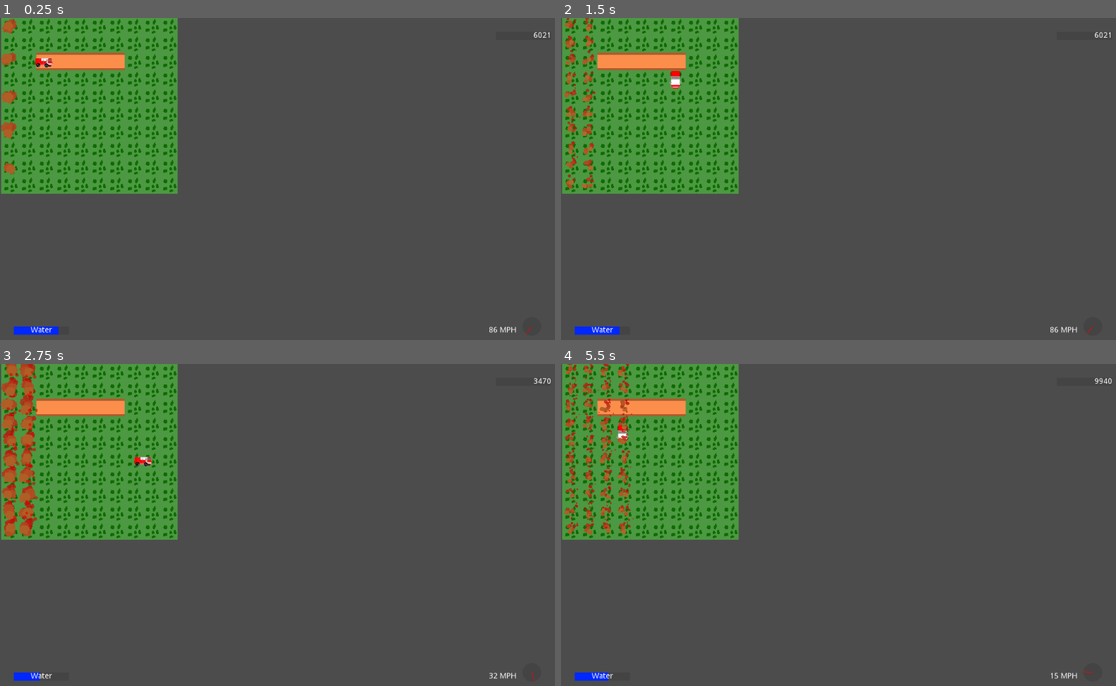
Above: before the commit, frames 1-4 (two rows, left to right).
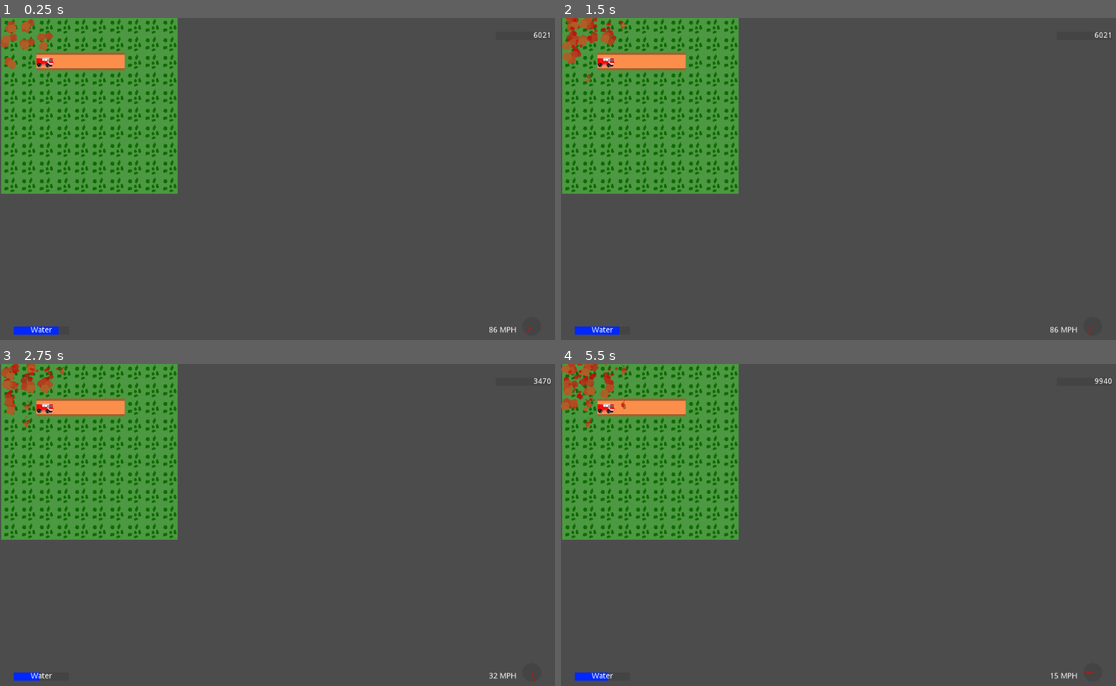
Above: after the commit, the same moments.

Repository: ConsoleCowboysInCyberspace/inferno
Game: Godot game, scene res://Scenes/main_level.tscn
Two runs of this game, one before a commit and one after it. Both use one fixed random seed, a clock stepped at 60 frames per second and the inputs below.
Inputs (mouse positions are in pixels of both pictures, inside the frame that each line leads up to):
- Up to frame 1 (0.25 s): no input
- Up to frame 2 (1.5 s): move the mouse to (966, 166) at 0.52 s; hold D (truck_right) 0.53-1.28 s; tap Space (dig_trench, bound only after the commit) at 0.6, 1.35 s; click (966, 166) at 0.67 s; move the mouse to (733, 198) at 1.27 s; hold S (truck_down) from 1.28 s (still down); click (733, 198) at 1.42 s
- Up to frame 3 (2.75 s): move the mouse to (338, 457) at 2.02 s; release S (truck_down) at 2.03 s; hold D (truck_right) from 2.03 s (still down); tap Space (dig_trench, bound only after the commit) at 2.1 s; click (338, 457) at 2.17 s
- Up to frame 4 (5.5 s): move the mouse to (816, 595) at 2.77 s; release D (truck_right) at 2.78 s; hold W (truck_up) 2.78-3.53 s; tap Space (dig_trench, bound only after the commit) every 0.75 s from 2.85 to 5.1 s; click (816, 595) at 2.92 s; move the mouse to (1010, 579) at 3.52 s; hold A (truck_left) 3.53-5.03 s; click (1010, 579) at 3.67 s; move the mouse to (672, 479) at 4.27 s; click (672, 479) at 4.42 s; move the mouse to (871, 528) at 5.02 s; hold S (truck_down) from 5.03 s (still down); click (871, 528) at 5.17 s

The runs differ from the first frame. In frame 1, 0.7% of the frame differs, in the area x 0-10%, y 0-49%; in frame 2, 1.4%; in frame 3, 2.4%, in the area x 0-28%, y 0-54%; in frame 4, 2.1%.
Error after the commit: Parse Error: The identifier "utils" isn't declared in the current scope. (res://scripts/TruckScript.gd:86)

Commit message:
got fire spread working properly added utils, and got trench digging working

Diff:
--- a/Scenes/Fire.tscn
+++ b/Scenes/Fire.tscn
@@ -37,7 +37,7 @@
 angular_velocity_curve = SubResource( 2 )
 orbit_velocity = 0.0
 orbit_velocity_random = 0.0
-linear_accel = 26.0
+linear_accel = 25.0
 linear_accel_random = 0.2
 scale_random = 0.5
 scale_curve = SubResource( 6 )
--- a/Scenes/main_level.tscn
+++ b/Scenes/main_level.tscn
@@ -24,7 +24,6 @@
 
 [node name="controller" type="Node2D"]
 script = ExtResource( 1 )
-size = null
 
 [node name="GUI" parent="." instance=ExtResource( 5 )]
 
@@ -39,7 +38,7 @@
 tile_set = SubResource( 1 )
 cell_size = Vector2( 32, 32 )
 format = 1
-tile_data = PoolIntArray( 0, 0, 0, 131072, 0, 0, 262144, 0, 0, 393216, 0, 0, 524288, 0, 0 )
+tile_data = PoolIntArray( 0, 0, 0, 1, 0, 0, 65536, 0, 0, 65537, 0, 0, 65538, 0, 0, 131072, 0, 0 )
 
 [node name="Fire Truck" parent="." instance=ExtResource( 3 )]
 position = Vector2( 81.8519, 79.6196 )
--- a/project.godot
+++ b/project.godot
@@ -27,6 +27,7 @@
 [autoload]
 
 tile_manager="*res://scripts/internal_tile_manager.gd"
+Utils="*res://scripts/utils.gd"
 
 [input]
 
@@ -50,6 +51,11 @@
 "events": [ Object(InputEventKey,"resource_local_to_scene":false,"resource_name":"","device":0,"alt":false,"shift":false,"control":false,"meta":false,"command":false,"pressed":false,"scancode":68,"unicode":0,"echo":false,"script":null)
  ]
 }
+dig_trench={
+"deadzone": 0.5,
+"events": [ Object(InputEventKey,"resource_local_to_scene":false,"resource_name":"","device":0,"alt":false,"shift":false,"control":false,"meta":false,"command":false,"pressed":false,"scancode":32,"unicode":0,"echo":false,"script":null)
+ ]
+}
 
 [rendering]
 
--- a/scripts/Internal_Tile.gd
+++ b/scripts/Internal_Tile.gd
@@ -17,15 +17,15 @@
 
 	match tileType:
 		"forest":
-			fireResistance = 5
+			fireResistance = 2
 			movementCost = 2
 			type = TileType.FOREST
 		"town":
-			fireResistance = 5
+			fireResistance = 2
 			movementCost = 1
 			type = TileType.TOWN
 		"water":
-			fireResistance = 5
+			fireResistance = -1
 			movementCost = -1 # tiles with negative movementCost can't be traversed
 			type = TileType.WATER
 		"road":
@@ -33,12 +33,17 @@
 			movementCost = 1
 			type = TileType.ROAD
 		"trench":
-			fireResistance = 5
+			fireResistance = 7
 			movementCost = 2
 			type = TileType.TRENCH
 
+func min(value):
+	return value if value >= 0 else 0
+
 func burn(burnLevel):
-	if fireResistance > burnLevel or fireLevel == maxFireLevel:
+	if fireResistance == -1:
+		return
+	elif fireResistance >= burnLevel || fireLevel == maxFireLevel:
 		return
 
 	else:
--- a/scripts/TruckScript.gd
+++ b/scripts/TruckScript.gd
@@ -1,26 +1,31 @@
 extends Node2D
 
 const maxVelocity = 100
+const max_water = 3
+export var water_amount = 3
+signal water_changed(water_amount)
 
 export var squareSize : int
 var movingDir = Vector2.ZERO # Unit vector
 var velocity = 0
 var tilePos = Vector2.ZERO # Position of the truck in tile grid coordinates
 var targetPos = null
+var digTimer = Timer
 
 # Custom init that is called from the controller
 func customInit():
+	# song and dance to make sure we're always centered on a tile
+	# (e.g. if we're dropped in willy-nilly from the editor)
 	position = tile_manager.tileToWorld(tile_manager.worldToTile(position))
 	tilePos = tile_manager.worldToTile(position)
-# func _input(event):
+
+	# func _input(event):
 # 	if event.is_action_pressed("fire_hose"):
 # 		var target = controller.worldToTile(event.position)
 
-
 func _process(delta):
 	if Input.is_action_just_released("dig_trench"):
-		#digTrench()
-		pass
+		digTrench()
 
 	if !targetPos:
 		if Input.is_action_pressed("truck_up"):
@@ -43,7 +48,7 @@
 		var moveCost = tile_manager.tileMoveCost(tilePos) if destination_cost != -1 else -1
 
 		if moveCost == -1:
-			prints("Can't move there", tilePos + movingDir)
+			print("Can't move there", tilePos + movingDir)
 			movingDir = Vector2.ZERO
 		else:
 			targetPos = tile_manager.tileToWorld(tilePos + movingDir)
@@ -60,10 +65,57 @@
 func _input(event):
 	if event is InputEventMouseButton:
 		if event.button_index == BUTTON_LEFT && event.pressed:
-			print("Mouse Click at: ", event.position, "    Tile coords: ", tile_manager.worldToTile(event.position))
+			on_left_clicked(event)
+
+
+func on_left_clicked(event : InputEvent):
+	# redundant calls
+	print("Mouse Click at: ", event.position, "    Tile coords: ", tile_manager.worldToTile(event.position))
+
+	var pos = event.position
+	var tile_coord = tile_manager.worldToTile(pos)
+
+	# check if click is in bounds
+	if (!tile_manager.tileInBounds(tile_coord)):
+		print("tile not in bounds")
+		return
+
+	var tile = tile_manager.getTile(tile_coord)
+
+	# if tile is adjacent to truck
+	if (utils.manhattanDistance(tilePos, tile_coord)):
+
+		# put out fire on tile
+		fire_waterCannon(tile)
+
+		# if water tile, fill water
+		if (tile.type == Internal_Tile.TileType.WATER):
+			fill_water(tile)
+
+	else:
+		print("click is further than 1 tile from truck")
+		return
+
+# fires water on tile unless truck has ed
+func fire_waterCannon(tile):
+
+	if (water_amount <= 0):
+		# shoot dust, be sad
+		print("truck out of water")
+
+	else:
+		tile.fireLevel -= 50 # make betterer
+		water_amount -= 1
+		emit_signal("water_changed", water_amount)
+
+func fill_water(tile):
+	print("filling water")
+	water_amount = max_water
+	emit_signal("water_changed", water_amount)
+	# some animations, some animations on the tile maybe?
 
 # Checks if we can dig a trench at the given position in the tile grid
 # If we can, change the tile to a trench
 func digTrench():
-	if tile_manager.getTile(tilePos) == Internal_Tile.TileType.FOREST:
+	if tile_manager.getTile(tilePos).type == Internal_Tile.TileType.FOREST:
 		tile_manager.setTile(tilePos, "trench")
--- a/scripts/internal_tile_manager.gd
+++ b/scripts/internal_tile_manager.gd
@@ -9,27 +9,24 @@
 var fireTiles: Array = []
 var size: Vector2
 var fireParticleScene = preload("res://Scenes/Fire.tscn")
-var cellSize: Vector2
+var cellSize
 
 var fireSpreadTime = 1 #timeInSeconds
 var timeUntilNextFireSpread = fireSpreadTime
-var neighborVectors = [
-	Vector2(-1 , 1), Vector2(0 , 1),  Vector2(1 , 1),
-	Vector2(-1 , 0),  Vector2(0, 0),  Vector2(1 , 1),
-	Vector2(-1 , -1), Vector2(0 , 1), Vector2(1 , -1)
-]
 
+# Returns the tile object at the given grid position
 func getTile(pos: Vector2):
+	assert(tileInBounds(pos), "Tile out of bounds")
 	return tiles[pos.y][pos.x]
 
 func setTile(pos: Vector2, type):
 	tiles[pos.y][pos.x] = Internal_Tile.new(type)
-	worldMap.set_cellv(pos, worldTileSetNameMap)
+	worldMap.set_cellv(pos, worldTileSetNameMap.find(type))
 
 # Returns -1 for non-traversable tiles and out of bounds positions
 # Otherwise, returns the movementCost of the tile at the given position
-# Param: pos - Vector2 - a position on the tile grid to be checked
-func tileMoveCost(pos):
+# Param: pos - a position on the tile grid to be checked
+func tileMoveCost(pos: Vector2):
 	if !tileInBounds(pos): # are we out of the grid?
 		return -1
 	else:
@@ -39,38 +36,15 @@
 	return worldMap.get_cellv(tilePos) != TileMap.INVALID_CELL
 
 # Returns the position of the tile in the grid that contains the given coordinates
-# Param: tilePos - Vector2
-# Return: Vector2
-func tileToWorld(tilePos):
-	var cellSize = 32
+func tileToWorld(tilePos: Vector2) -> Vector2 :
 	var retCoord = worldMap.map_to_world(tilePos)
 	retCoord.x +=cellSize/2
 	retCoord.y +=cellSize/2
 	return retCoord
 
 # Returns the coordinates of the center of the tile at the given position
-# Param: worldPos - Vector2
-# Return: Vector2
-func worldToTile(worldPos):
+func worldToTile(worldPos : Vector2) -> Vector2 :
 	return worldMap.world_to_map(worldPos)
-
-# Constructs a new internal tile object matching the tile in tileMap at the given position
-# Param: tileMap - the worldMap to get tile information from
-# Param: nameMap - an array matching names of tiles in the TileSet to TileSet IDs
-func getInternalTile(tileMap, pos, nameMap):
-	var id = tileMap.get_cellv(pos)
-	assert(id != -1, "someone should really make sure that the map has no holes in it")
-	var tile = Internal_Tile.new(nameMap[id])
-	tile.pos = pos
-	return tile
-
-#makes an array of tile names, where the index is the tileSet Id
-func generateTileIDMap(tileMap):
-	var tileIDArray = tileMap.tile_set.get_tiles_ids()
-	var tileNameMap = []
-	for id in tileIDArray:
-		tileNameMap.append(tileMap.tile_set.tile_get_name(id))
-	return tileNameMap
 
 func makeNewFireInstance(pos):
 	var newFire = fireParticleScene.instance()
@@ -80,7 +54,7 @@
 	return newFire
 
 func customInit():
-	worldTileSetNameMap = generateTileIDMap(worldMap)
+	worldTileSetNameMap = Utils.generateTileIDMap(worldMap)
 	fireMap.visible = false
 
 	for y in range(size.y):
@@ -88,7 +62,7 @@
 		var fireRow = []
 		for x in range(size.x):
 			var pos = Vector2(x,y)
-			var tile = getInternalTile(worldMap, pos, worldTileSetNameMap)
+			var tile = Utils.getInternalTile(worldMap, pos, worldTileSetNameMap)
 			var fire = null
 			if fireMap.get_cellv(pos) != -1:
 				tile.fireLevel = 100 #todo set this to max
@@ -104,9 +78,8 @@
 	for y in range(size.y):
 		var row = []
 		for x in range(size.x):
-			var fireStats = tiles[y][x].fireLevel
-			row.append(fireStats)
-			burnLevelsArr.append(row)
+			row.append(0)
+		burnLevelsArr.append(row)
 
 	for y in range(size.y):
 		for x in range(size.x):
@@ -114,19 +87,20 @@
 
 	for y in range(size.y):
 		for x in range(size.x):
-			tiles[y][x].burn(burnLevelsArr[y][x])
+			#print("burned tile " + str(x) + ", " + str(y) + "for value " + str(burnLevelsArr[y][x]))
+			getTile(Vector2(x,y)).burn(burnLevelsArr[y][x])
 
 
 func fireSpreadHelperSchemeOne(burnLevelsArr, pos):
-	var fireLevel = tiles[pos.y][pos.x].fireLevel
+	var fireLevel = getTile(pos).fireLevel
 	var neighbors = []
 
-	for potentialNeighbor in neighborVectors:
+	for potentialNeighbor in Utils.mooreNeighbors:
 		if tileInBounds(pos + potentialNeighbor):
 			neighbors.append(pos + potentialNeighbor)
 
 	var tileToBurn = neighbors[rand_range(0, len(neighbors))]
-	burnLevelsArr[tileToBurn.y][tileToBurn.x] += fireLevel/10
+	burnLevelsArr[tileToBurn.y][tileToBurn.x] += fireLevel/10.0
 
 func _physics_process(delta):
 	if timeUntilNextFireSpread <= 0:
@@ -142,4 +116,5 @@
 			if tile.fireLevel > 0:
 				if !fireTiles[y][x]:
 					fireTiles[y][x] = makeNewFireInstance(Vector2(x,y))
-				fireTiles[y][x].get_process_material().scale = (tile.fireLevel/float(Internal_Tile.maxFireLevel)) * 2
+				var scale = clamp((tile.fireLevel/float(Internal_Tile.maxFireLevel)) * 1.5, 0.5, 1.5 )
+				fireTiles[y][x].scale = Vector2(scale, scale)
--- a/scripts/main_level.gd
+++ b/scripts/main_level.gd
@@ -12,6 +12,7 @@
 	tile_manager.truck = truck
 	tile_manager.levelRoot = self
 	tile_manager.size = size
+	tile_manager.cellSize = 32
 	tile_manager.customInit()
 
 # Called every frame. 'delta' is the elapsed time since the previous frame.
--- /dev/null
+++ b/scripts/utils.gd
@@ -0,0 +1,37 @@
+extends Node
+
+# 9 cells
+const mooreNeighbors = [
+	Vector2(-1 , 1), Vector2(0 , 1),  Vector2(1 , 1),
+	Vector2(-1 , 0),  Vector2(0, 0),  Vector2(1 , 1),
+	Vector2(-1 , -1), Vector2(0 , -1), Vector2(1 , -1)
+]
+
+# 5 cells, Moore without corners
+const vonNeumannNeighbors = [
+	Vector2(0 , 1),
+	Vector2(-1 , 0),  Vector2(0, 0),  Vector2(1 , 1),
+	Vector2(0 , -1),
+]
+
+# Constructs a new internal tile object matching the tile in tileMap at the given position
+# Param: tileMap - the worldMap to get tile information from
+# Param: nameMap - an array matching names of tiles in the TileSet to TileSet IDs
+func getInternalTile(tileMap, pos, nameMap):
+	var id = tileMap.get_cellv(pos)
+	assert(id != -1, "someone should really make sure that the map has no holes in it")
+	var tile = Internal_Tile.new(nameMap[id])
+	tile.pos = pos
+	return tile
+
+#makes an array of tile names, where the index is the tileSet Id
+func generateTileIDMap(tileMap):
+	var tileIDArray = tileMap.tile_set.get_tiles_ids()
+	var tileNameMap = []
+	for id in tileIDArray:
+		tileNameMap.append(tileMap.tile_set.tile_get_name(id))
+	return tileNameMap
+
+# Manhattan distance from posA to posB
+func manhattanDistance(posA : Vector2, posB : Vector2) -> int:
+	return int(abs(posB.x - posA.x) + abs(posB.y - posA.y))
